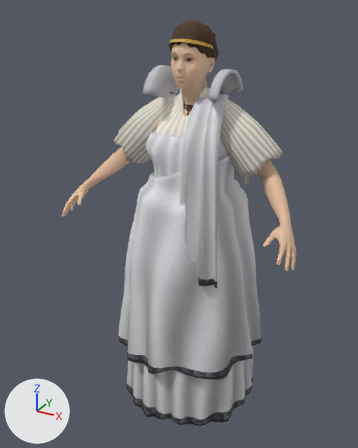
Before and after pictures for a commit that changed the glTF model modelos/personaje_romana.glb.
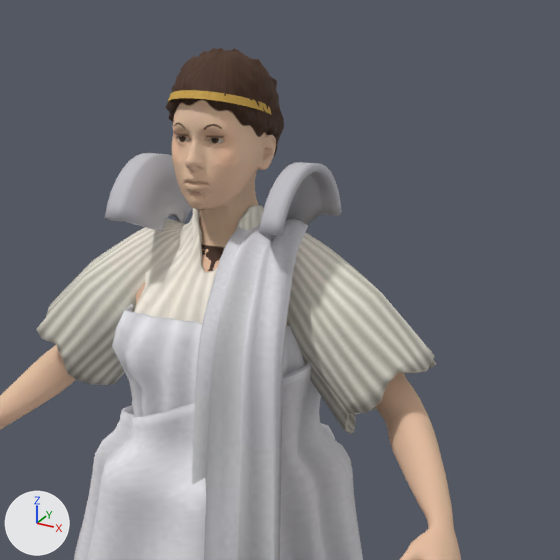
Each version is shown whole from a 50 mm lens placed at (0.87, -1.695, 1.693), pointed at (-0.055, -0.013, 0.852), then close up on the part from 27% to 94% of the width and 0% to 53% of the height. The axes (+X, +Y, +Z) are drawn at lower left. The lights are the same throughout. The first two pictures are the older version. Vertices at exactly the same position are counted once.

In view in the first close-up: 'estola', 'manga.006', 'manga.007', 'palla', 'palla_extremo', 'romana_cabeza', 'romana_cinta', 'romana_cuerpo', 'romana_pelo', 'tirante', 'tirante.001', 'tunica.001' and 1 more.
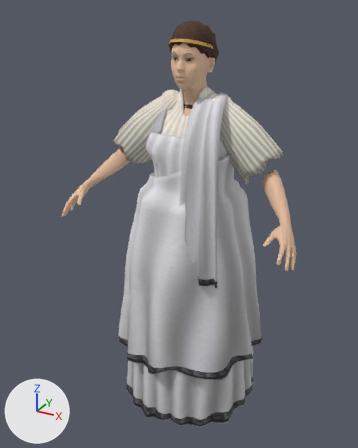
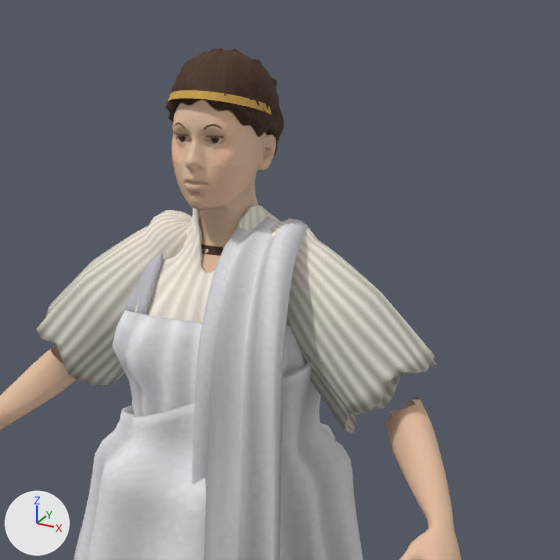
Pixel boxes (x1, y1, x2, y2) of what changed, in the close-ups (560 x 560 px; the box of a moved part takes in the faces that stretch with it):
'manga.007', reshaped (13% wider)
    before: (36, 219, 185, 385)
    after: (36, 210, 205, 385)
'tirante.001', reshaped
    before: (105, 153, 192, 232)
    after: (123, 253, 164, 315)
'tirante', reshaped (not visible afterwards)
    before: (259, 162, 342, 241)
part 1 of me_manga_007, moved or reshaped
    before: (144, 219, 185, 261)
    after: (144, 210, 205, 260)
part 2 of me_romana_cabeza, deleted (mostly hidden)
    before: (202, 254, 221, 271)
part 3 of me_romana_cuerpo, deleted (mostly hidden)
    before: (51, 180, 420, 421)

The change in detail:
me_manga_007 is used by ob_manga_007; location (0.0, 0.0, 0.0).
me_manga_007 had 838 vertices, 1672 faces and spanned x -0.357..-0.059, y -0.078..0.1, z 1.076..1.382.
me_manga_007 now has 838 vertices, 1672 faces and spans x -0.357..-0.045, y -0.078..0.1, z 1.076..1.396.
me_manga_007 part 1: 198 of 838 vertices moved; they spanned x -0.146..-0.059, y -0.035..0.065, z 1.298..1.382 and now span x -0.145..-0.045, y -0.039..0.071, z 1.299..1.396; mean shift (0.007, 0.0, 0.008); largest move (-0.084, 0.012, 1.365) -> (-0.076, 0.008, 1.379).
me_romana_cabeza is used by ob_romana_cabeza; location (0.0, 0.0, 0.0).
me_romana_cabeza had 18309 vertices, 36512 faces and spanned x -0.205..0.205, y -0.121..0.1, z 1.304..1.633.
me_romana_cabeza now has 17928 vertices, 35752 faces and spans x -0.174..0.174, y -0.121..0.088, z 1.336..1.633.
me_romana_cabeza part 2: 381 vertices removed from x -0.205..0.205, y -0.048..0.1, z 1.304..1.339.
me_romana_cuerpo is used by ob_romana_cuerpo; location (0.0, 0.0, 0.0).
me_romana_cuerpo had 9404 vertices, 18198 faces and spanned x -0.5..0.5, y -0.271..0.136, z 0.0..1.492.
me_romana_cuerpo now has 8618 vertices, 16660 faces and spans x -0.5..0.5, y -0.271..0.136, z 0.0..1.492.
me_romana_cuerpo part 3: 786 vertices removed from x -0.332..0.332, y -0.093..0.103, z 1.107..1.474.
me_tirante is used by ob_tirante; location (0.0, 0.0, 0.0).
me_tirante had 150 vertices, 296 faces and spanned x 0.096..0.15, y -0.12..0.12, z 1.369..1.486.
me_tirante now has 150 vertices, 296 faces and spans x 0.091..0.139, y -0.103..0.122, z 1.233..1.361.
me_tirante part 4: 150 of 150 vertices moved; they spanned x 0.096..0.15, y -0.12..0.12, z 1.369..1.486 and now span x 0.091..0.139, y -0.103..0.122, z 1.233..1.361; mean shift (-0.013, 0.006, -0.137).
me_tirante_001 is used by ob_tirante_001; location (0.0, 0.0, 0.0).
me_tirante_001 had 150 vertices, 296 faces and spanned x -0.15..-0.096, y -0.12..0.12, z 1.369..1.486.
me_tirante_001 now has 150 vertices, 296 faces and spans x -0.139..-0.091, y -0.103..0.122, z 1.233..1.361.
me_tirante_001 part 5: 150 of 150 vertices moved; they spanned x -0.15..-0.096, y -0.12..0.12, z 1.369..1.486 and now span x -0.139..-0.091, y -0.103..0.122, z 1.233..1.361; mean shift (0.013, 0.006, -0.137).
